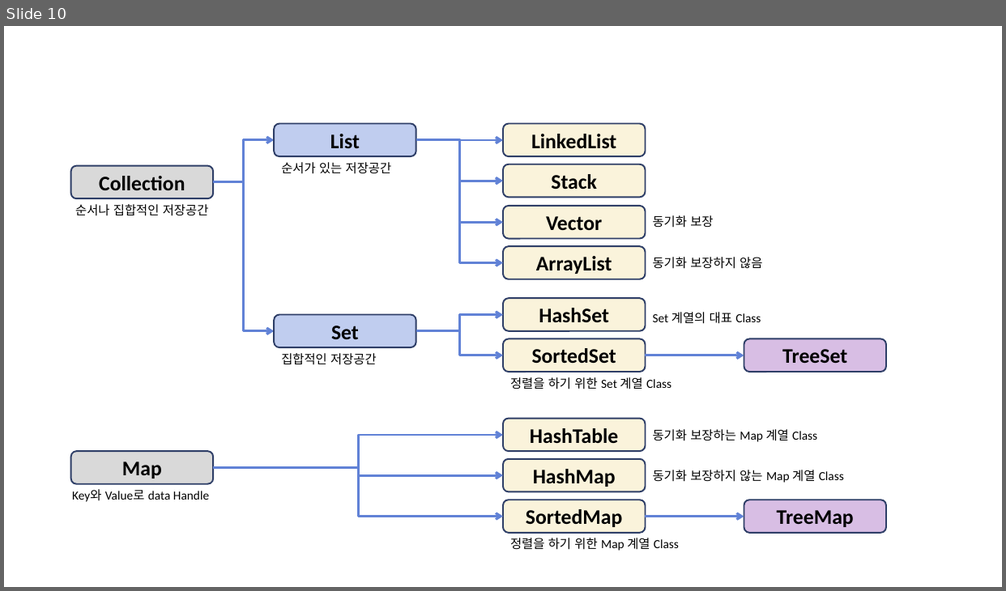
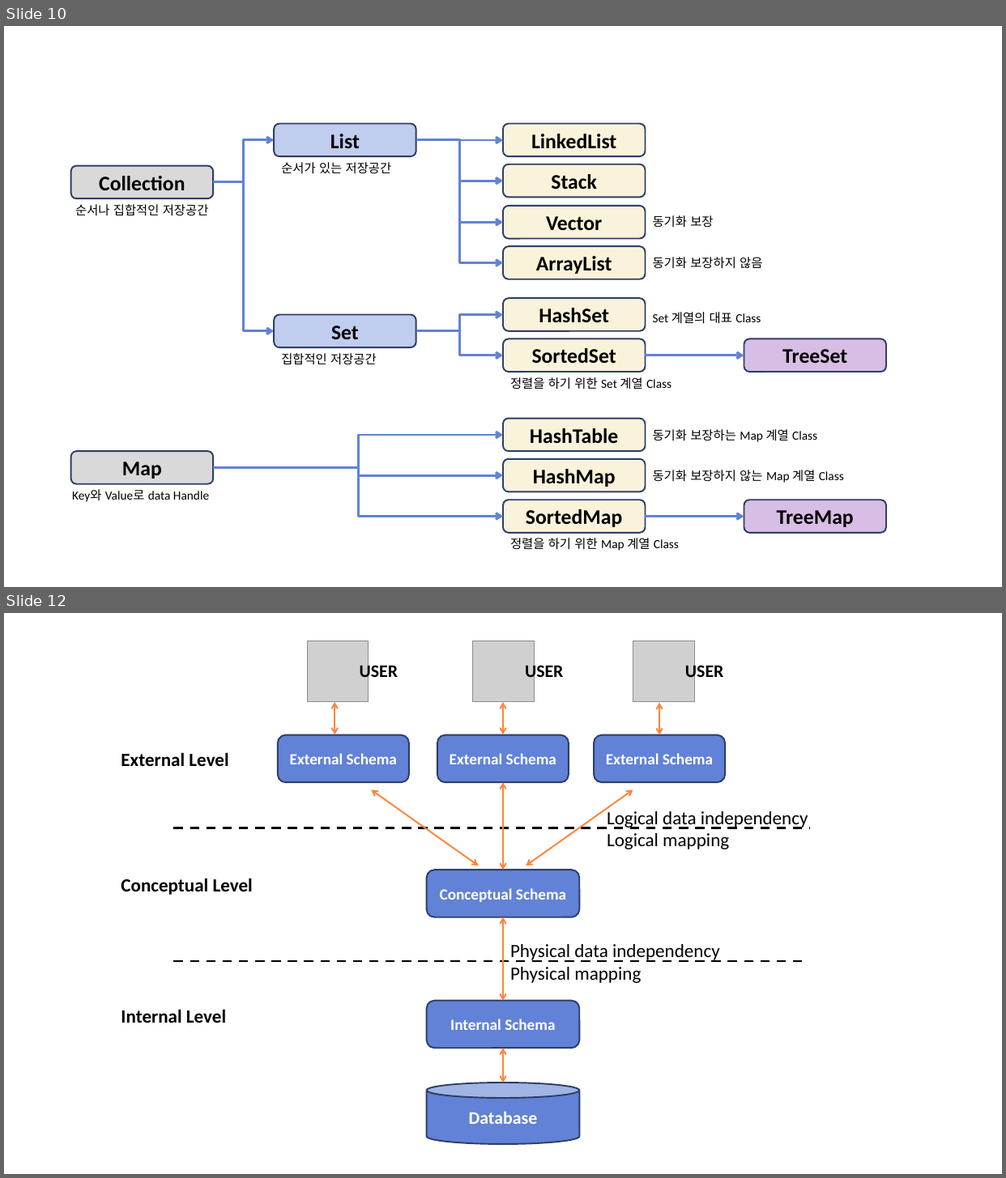
Before and after one commit to Nephelai/nephelai.github.io, a slide deck: etc/images.pptx. Shown one above the other, each under a label of ours: slide 10 before the commit, slides 10 and 12 after it; the slides between them are not shown. The pictures are 1006x591 and 1006x1178 pixels, drawn with LibreOffice and Linux fonts; fonts in the diff are those of the drawing; grey boxes stand for pictures. Boxes give left, top, right and bottom in pixels: in the first picture for what was removed or moved away, otherwise in the second. Text is boxed around its words. In the diff, an @@ line names an element or a change of style, - is before the commit and + after.

```diff
--- a/etc/images.pptx
+++ b/etc/images.pptx
@@ slide 12 added at bbox=[4, 613, 1002, 1174], background #FFFFFF @@
@@ picture added at bbox=[307, 641, 368, 702] @@
@@ picture added at bbox=[473, 641, 534, 702] @@
@@ picture added at bbox=[633, 641, 694, 702] @@
@@ text added at bbox=[360, 662, 398, 682], 17 pt, text #000000, bold @@
+USER
@@ text added at bbox=[525, 662, 563, 682], 17 pt, text #000000, bold @@
+USER
@@ text added at bbox=[685, 662, 723, 682], 17 pt, text #000000, bold @@
+USER
@@ double arrow added from (335, 702) to (335, 735), #FF843A 1.5 pt @@
@@ double arrow added from (503, 702) to (503, 735), #FF843A 1.5 pt @@
@@ double arrow added from (660, 703) to (660, 735), #FF843A 1.5 pt @@
@@ text added at bbox=[121, 752, 228, 766], 18 pt, text #000000, bold @@
+External Level
@@ rounded rectangle added at bbox=[278, 735, 409, 782], fill #6182D6, outline #2E3E67 1.5 pt, 15 pt, text #FFFFFF, bold @@
+External Schema
@@ rounded rectangle added at bbox=[437, 735, 569, 782], fill #6182D6, outline #2E3E67 1.5 pt, 15 pt, text #FFFFFF, bold @@
+External Schema
@@ rounded rectangle added at bbox=[594, 735, 725, 782], fill #6182D6, outline #2E3E67 1.5 pt, 15 pt, text #FFFFFF, bold @@
+External Schema
@@ double arrow added from (503, 782) to (503, 870), #FF843A 1.5 pt @@
@@ double arrow added from (372, 790) to (479, 866), #FF843A 1.5 pt @@
@@ double arrow added from (633, 790) to (526, 866), #FF843A 1.5 pt @@
@@ line added from (174, 828) to (810, 828), #000000 2.25 pt dashed @@
@@ text added at bbox=[607, 808, 808, 850], 18 pt, text #000000 @@
+Logical data independency
+Logical mapping
@@ text added at bbox=[121, 878, 253, 895], 18 pt, text #000000, bold @@
+Conceptual Level
@@ rounded rectangle added at bbox=[427, 870, 580, 917], fill #6182D6, outline #2E3E67 1.5 pt, 15 pt, text #FFFFFF, bold @@
+Conceptual Schema
@@ double arrow added from (503, 918) to (503, 1001), #FF843A 1.5 pt @@
@@ text added at bbox=[510, 944, 720, 983], 18 pt, text #000000 @@
+Physical data independency
+Physical mapping
@@ line added from (174, 961) to (806, 961), #000000 2.25 pt dashed @@
@@ rounded rectangle added at bbox=[427, 1001, 580, 1048], fill #6182D6, outline #2E3E67 1.5 pt, 15 pt, text #FFFFFF, bold @@
+Internal Schema
@@ text added at bbox=[121, 1009, 226, 1023], 18 pt, text #000000, bold @@
+Internal Level
@@ double arrow added from (503, 1048) to (503, 1083), #FF843A 1.5 pt @@
@@ cylinder added at bbox=[427, 1083, 580, 1144], fill #6182D6, outline #2E3E67 1.5 pt, 17 pt, text #FFFFFF, bold @@
+Database
```
Also in this commit, not shown: 1 other file.
